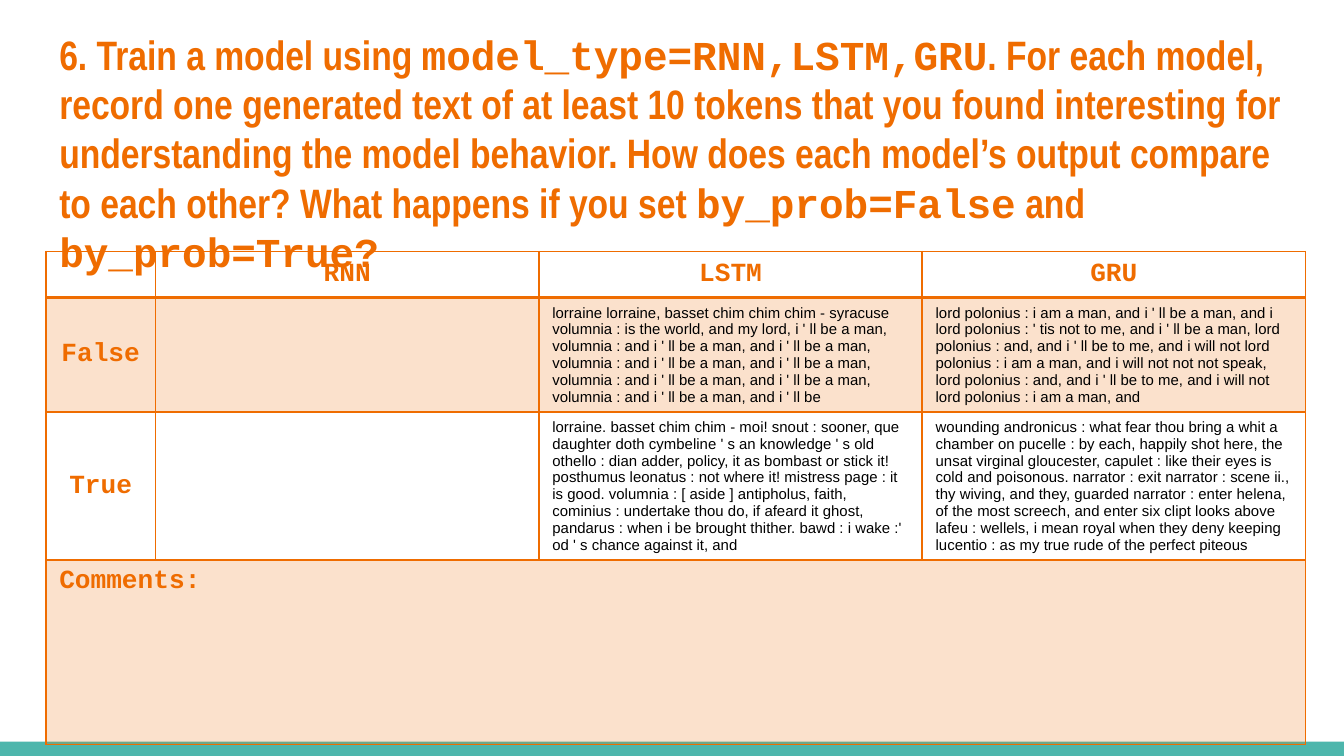
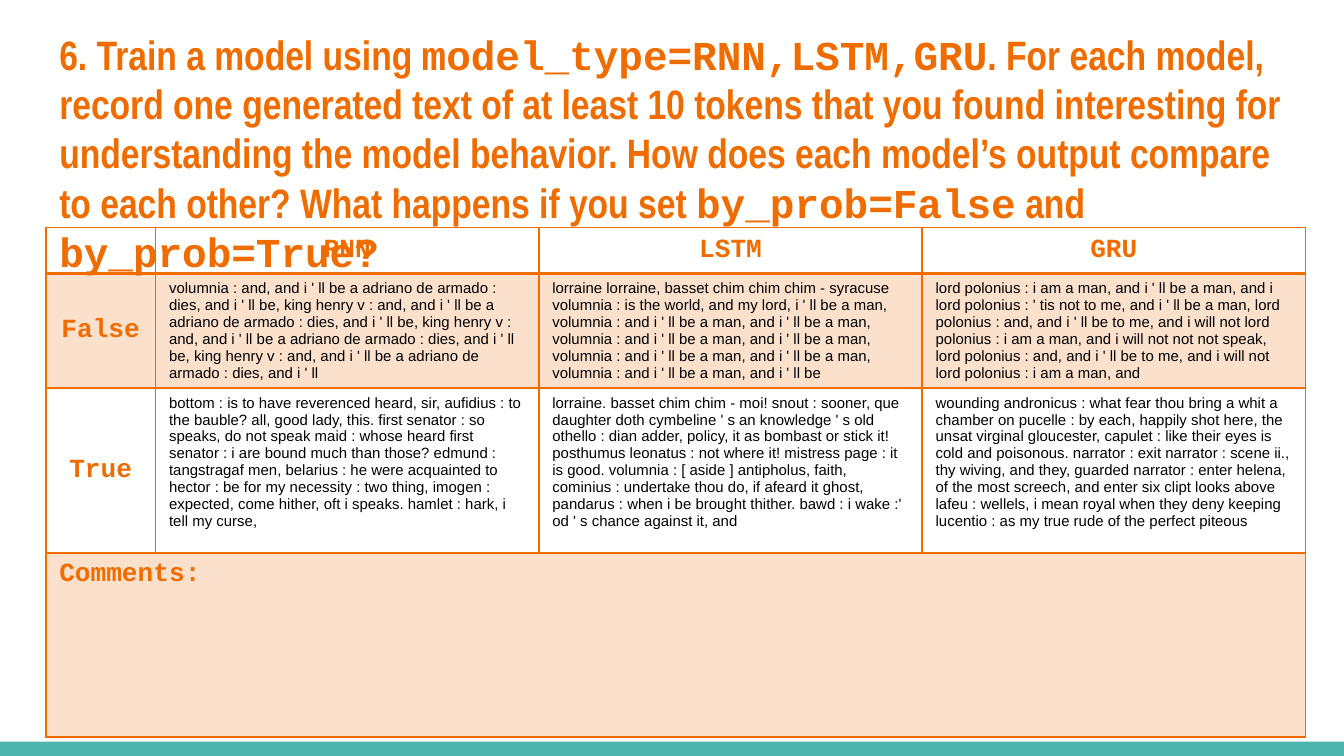
Before and after one commit to eding42/ece157b-hw1, a slide deck: slide 7 of Homework_1_Template.pptx. Drawn at 1344x756 pixels with LibreOffice and Linux fonts; fonts in the diff are those of the drawing. Boxes give left, top, right and bottom in pixels: in the first picture for what was removed or moved away, otherwise in the second. Text is boxed around its words. In the diff, an @@ line names an element or a change of style, - is before the commit and + after.

```diff
--- a/Homework_1_Template.pptx
+++ b/Homework_1_Template.pptx
@@ table at [46,227,1305,753] @@
-row 2, column 2: 
+row 2, column 2: volumnia : and, and i ' ll be a adriano de armado : dies, and i ' ll be, king henry v : and, and i ' ll be a adriano de armado : dies, and i ' ll be, king henry v : and, and i ' ll be a adriano de armado : dies, and i ' ll be, king henry v : and, and i ' ll be a adriano de armado : dies, and i ' ll
-row 3, column 2: 
+row 3, column 2: bottom : is to have reverenced heard, sir, aufidius : to the bauble? all, good lady, this. first senator : so speaks, do not speak maid : whose heard first senator : i are bound much than those? edmund : tangstragaf men, belarius : he were acquainted to hector : be for my necessity : two thing, imogen : expected, come hither, oft i speaks. hamlet : hark, i tell my curse,
@@ table: place and size @@
-table at [46,251,1305,756]
+table at [46,227,1305,753]
```
Also in this commit, not shown: 1 other file.
